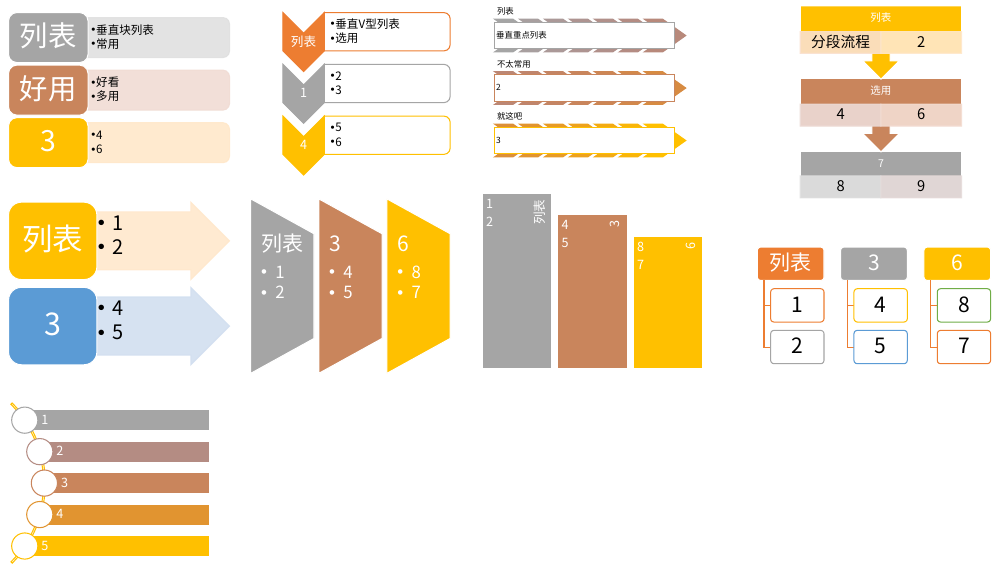
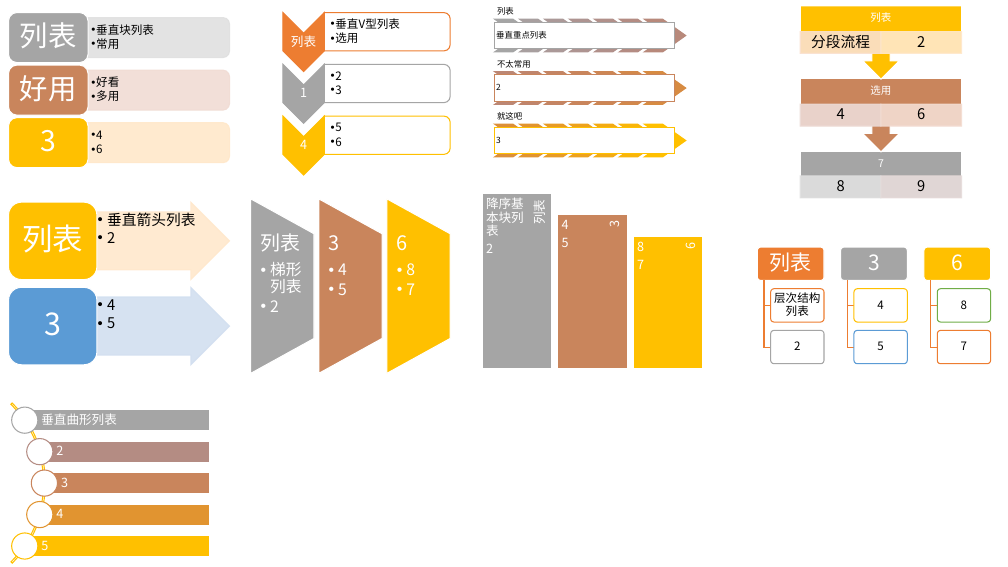
Before and after one commit to guofei9987/a, a slide deck: slide 2 of slides/smartart.pptx. Drawn at 1008x567 pixels with LibreOffice and Linux fonts; fonts in the diff are those of the drawing. Boxes give left, top, right and bottom in pixels: in the first picture for what was removed or moved away, otherwise in the second. Text is boxed around its words. In the diff, an @@ line names an element or a change of style, - is before the commit and + after.

```diff
--- a/slides/smartart.pptx
+++ b/slides/smartart.pptx
@@ text at box(486, 197, 524, 236): text changed @@
-1
+降序基本块列表
@@ text at box(107, 210, 195, 226): text changed; size 19 to 14 pt @@
-  • 1
+  • 垂直箭头列表
@@ text at box(107, 232, 115, 243): size 19 to 14 pt in "2"; indent changed @@
@@ text at box(261, 233, 301, 312): size 20 to 19 pt in "列表"; size 16 to 15 pt in "2"; indent changed @@
@@ text "3" at box(329, 235, 347, 295): size 20 to 19 pt in "3"; size 16 to 15 pt in "4", "5"; indent changed @@
@@ text "6" at box(397, 235, 415, 295): size 20 to 19 pt in "6"; size 16 to 15 pt in "8", "7"; indent changed @@
@@ text at box(270, 262, 301, 293): text changed; size 16 to 15 pt @@
-  • 1
+  • 梯形列表
@@ text "4" at box(107, 295, 115, 328): size 19 to 14 pt; indent changed @@
@@ text at box(774, 292, 820, 316): text changed; size 20 to 11 pt @@
-1
+层次结构列表
@@ size 20 to 11 pt; less space between paragraphs in 5 elements at box(794, 341, 800, 350), box(877, 300, 883, 309), box(877, 341, 883, 350), box(961, 300, 967, 309), box(961, 341, 967, 350) @@
@@ text at box(41, 413, 117, 425): text changed @@
-1
+垂直曲形列表
```
Also in this commit, not shown: 3 other slides changed, 10 other files.
